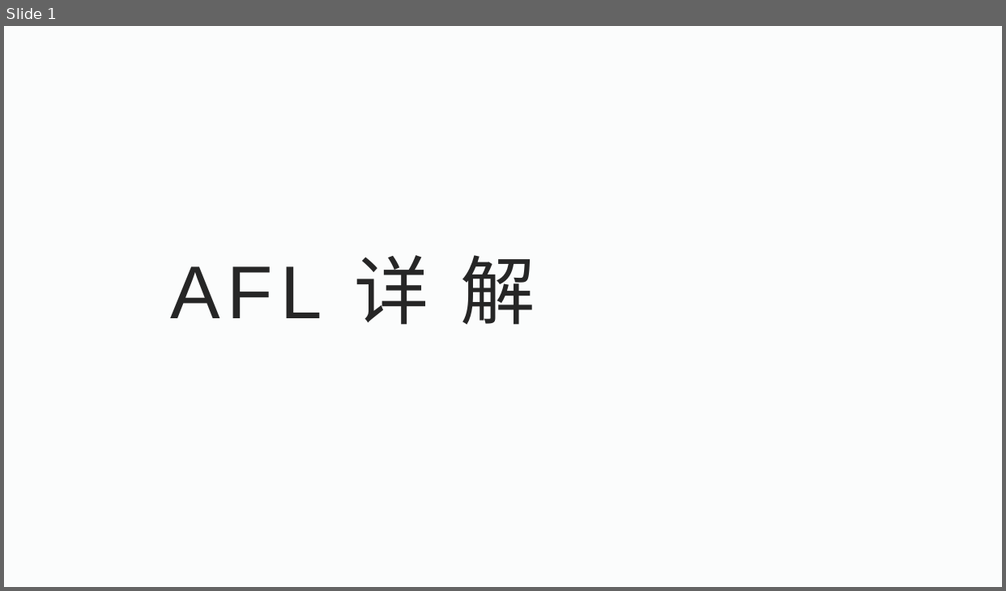
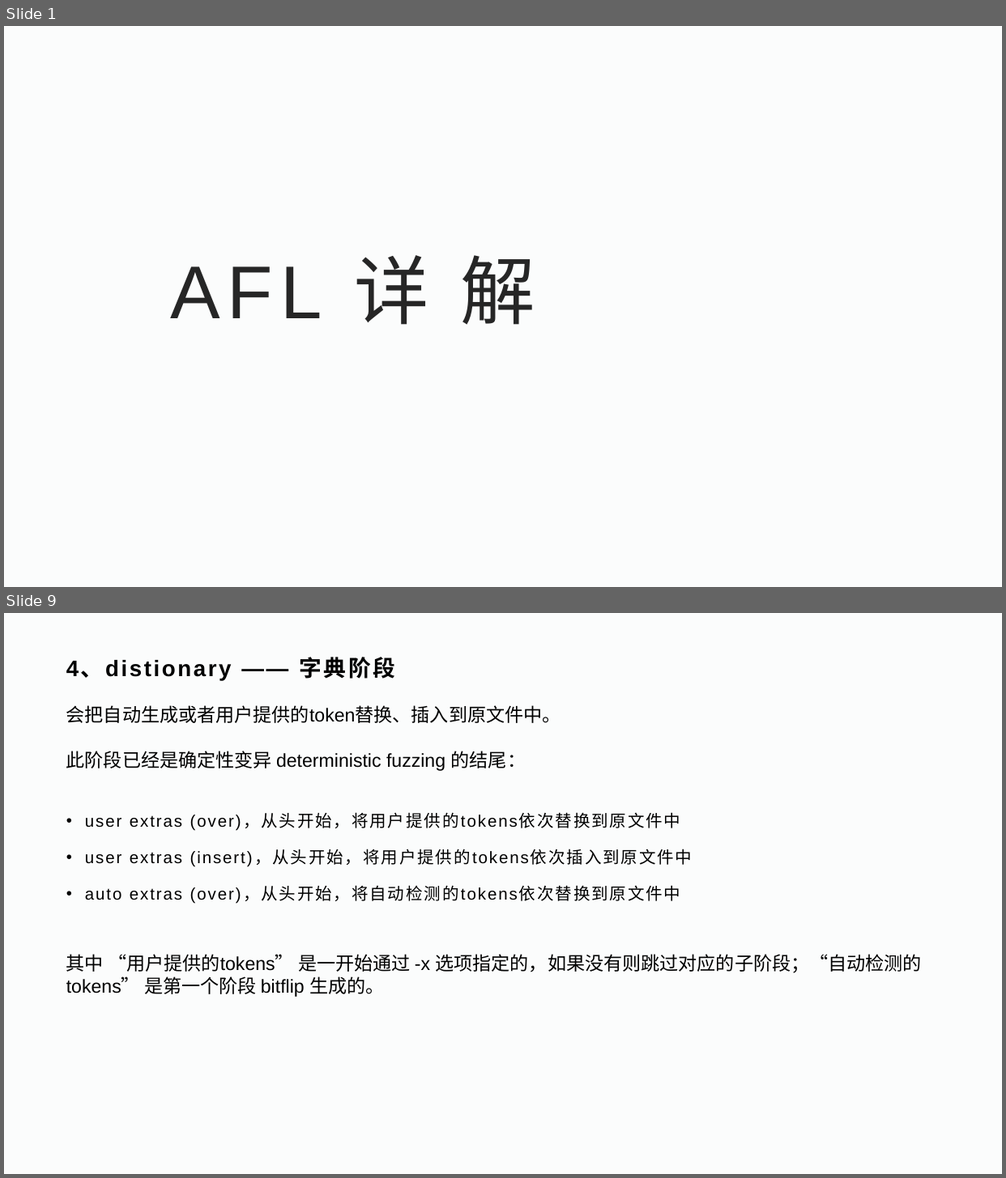
Before and after one commit to WayneDevMaze/Fuzzing-Introduction, a slide deck: Part2-AFL-pattern/AFL详解.pptx. Shown one above the other, each under a label of ours: slide 1 before the commit, slides 1 and 9 after it; the slides between them are not shown. The pictures are 1006x591 and 1006x1178 pixels, drawn with LibreOffice and Linux fonts; fonts in the diff are those of the drawing; background and template pictures are left out. Boxes give left, top, right and bottom in pixels: in the first picture for what was removed or moved away, otherwise in the second. Text is boxed around its words. In the diff, an @@ line names an element or a change of style, - is before the commit and + after.

```diff
--- a/Part2-AFL-pattern/AFL详解.pptx
+++ b/Part2-AFL-pattern/AFL详解.pptx
@@ slide 9 added at (x1=4, y1=613, x2=1002, y2=1174), background #FBFCFC @@
@@ title added at (x1=66, y1=657, x2=396, y2=680), 21.6 pt, text #000000, bold @@
+4、distionary —— 字典阶段
@@ text added at (x1=66, y1=705, x2=561, y2=771), 18 pt, text #000000 @@
+会把自动生成或者用户提供的token替换、插入到原文件中。
+此阶段已经是确定性变异 deterministic fuzzing 的结尾：
@@ text added at (x1=85, y1=812, x2=471, y2=904), 16 pt, text #000000 @@
+• user extras (over)，从头开始，将用户提供的tokens依次替换到原文件中
+• user extras (insert)，从头开始，将用户提供的tokens依次插入到原文件中
+• auto extras (over)，从头开始，将自动检测的tokens依次替换到原文件中
@@ text added at (x1=66, y1=954, x2=922, y2=997), 18 pt, text #000000 @@
+其中 “用户提供的tokens” 是一开始通过 -x 选项指定的，如果没有则跳过对应的子阶段；“自动检测的tokens” 是第一个阶段 bitflip 生成的。
```
Also in this commit, not shown: 1 slide changed, 12 other slides added, 1 other file.
